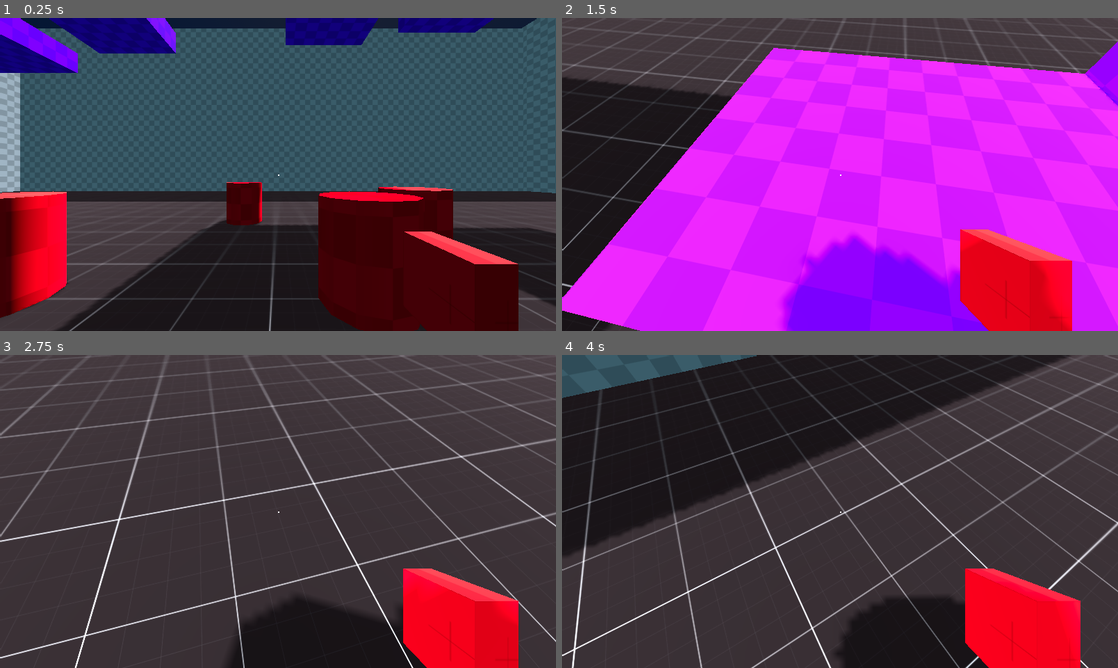
Above: before the commit, frames 1-4 (two rows, left to right).
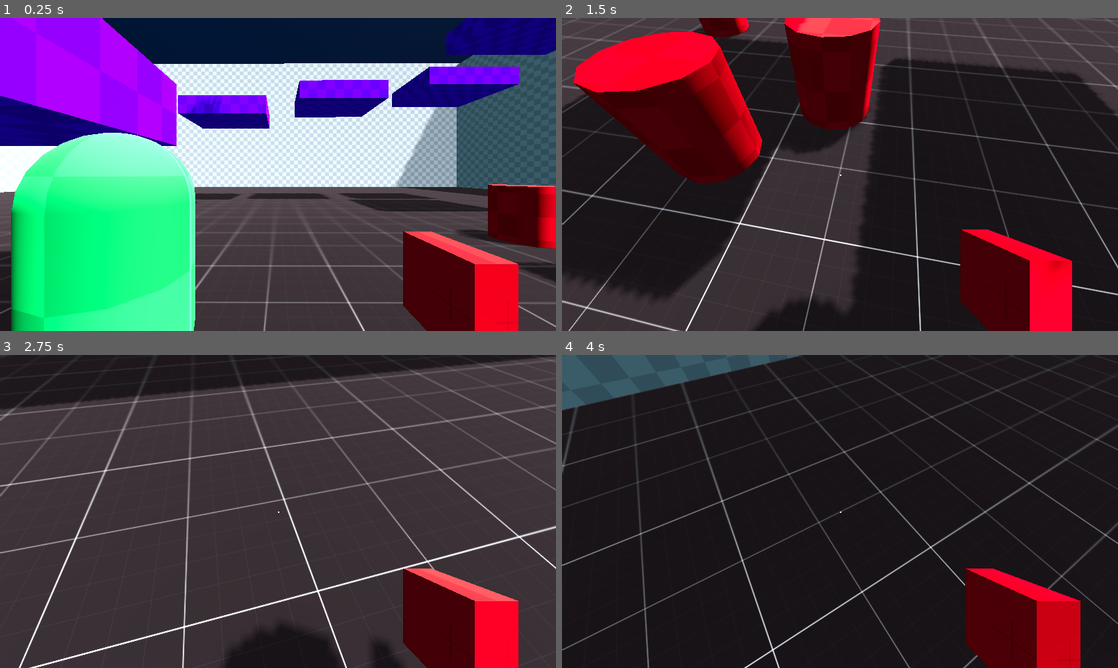
Above: after the commit, the same moments.

Repository: charleybirb/local-co-op-shooter
Game: Godot game, scene res://scenes/test_level.tscn
Two runs of this game, one before a commit and one after it. Both use one fixed random seed, a clock stepped at 60 frames per second and the inputs below.
Inputs (mouse positions are in pixels of both pictures, inside the frame that each line leads up to):
- Up to frame 1 (0.25 s): no input
- Up to frame 2 (1.5 s): move the mouse to (867, 174) at 0.52 s; hold W (move_forward) from 0.53 s (still down); click (867, 174) at 0.6 s; tap Space (jump) at 0.77 s; move the mouse to (812, 174) at 1.27 s; tap Shift (sprint) at 1.35 s
- Up to frame 3 (2.75 s): keep holding W (move_forward); tap Space (jump) at 1.52 s; move the mouse to (289, 505) at 2.02 s; click (289, 505) at 2.1 s
- Up to frame 4 (4 s): keep holding W (move_forward); move the mouse to (834, 517) at 2.77 s; tap Shift (sprint) at 2.85 s; tap Space (jump) at 3.02, 3.77 s; move the mouse to (878, 514) at 3.52 s; click (878, 514) at 3.6 s

The runs differ from the first frame. In frame 1, 85% of the frame differs, in the area x 0-100%, y 0-100%; in frame 2, 85%; in frame 3, 25%; in frame 4, 67%.

Commit message:
allow rotation of player in editor
-match head and mesh rotation to player rotation
-set player y_rotation to 0 so movement doesn't break

Diff:
--- a/scenes/test_level.tscn
+++ b/scenes/test_level.tscn
@@ -99,7 +99,7 @@
 transform = Transform3D(1, 0, 0, 0, 1, 0, 0, 0, 1, 7.10051, 11.1038, -11.2361)
 
 [node name="PlayerOne2" parent="." instance=ExtResource("2_x4b8f")]
-transform = Transform3D(1, 0, 0, 0, 1, 0, 0, 0, 1, 0, 1.46109, -4.43712)
+transform = Transform3D(-0.00366512, 0, 0.999993, 0, 1, 0, -0.999993, 0, -0.00366512, 1.48981, 1.46109, -1.06235)
 joypad_index = -1
 
 [node name="Environment" type="Node3D" parent="."]
--- a/scripts/player.gd
+++ b/scripts/player.gd
@@ -19,6 +19,11 @@
 
 func _ready() -> void:
 	add_to_group(&"players")
+
+	#match camera and mesh rotation to player rotation in editor
+	mesh.rotation.y = rotation.y
+	head.pan.rotation.y = rotation.y
+	rotation.y = 0.0
 
 
 func _physics_process(delta: float) -> void:
